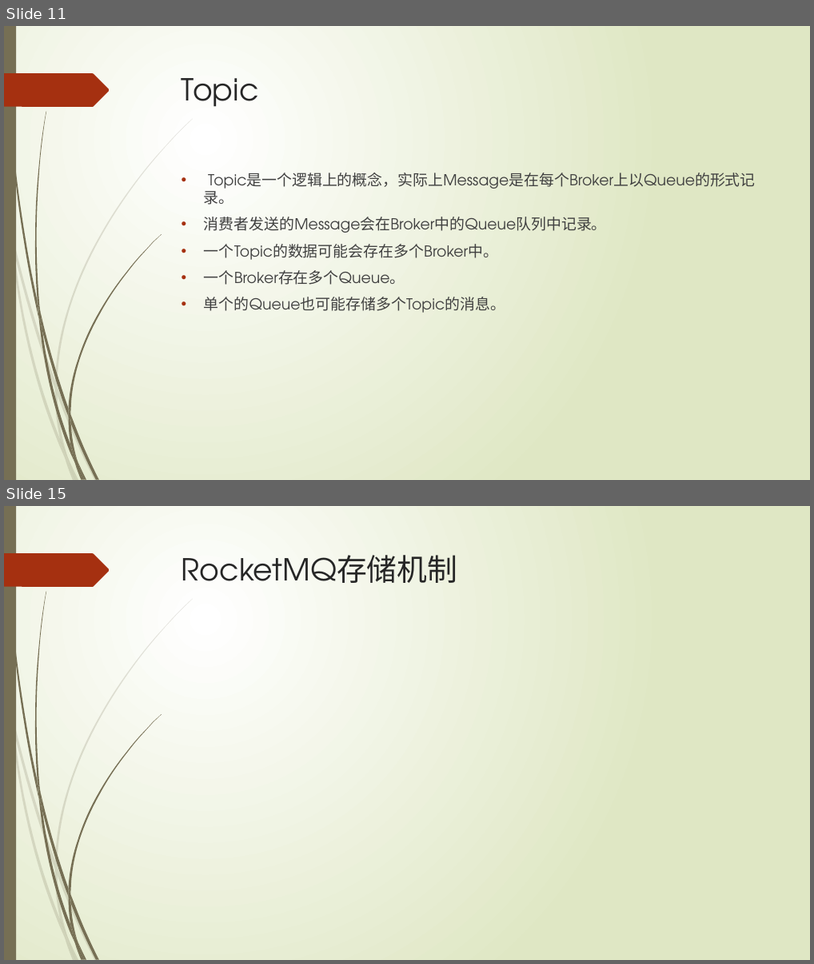
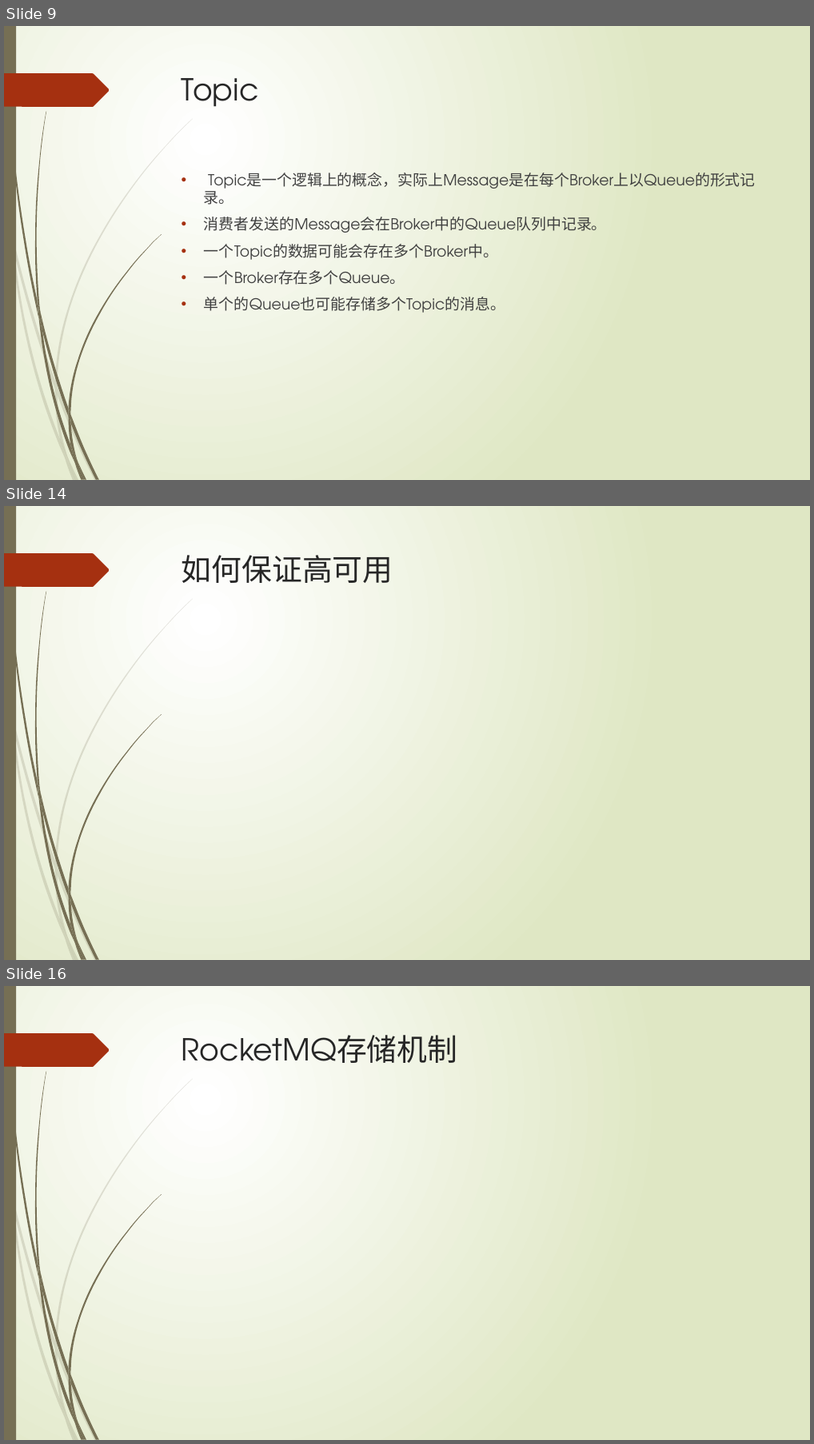
Before and after one commit to xljnc/rocketmqLearning, a slide deck: doc/RocketMQ简介.pptx. Shown one above the other, each under a label of ours: slides 11 and 15 before the commit, slides 9, 14 and 16 after it; the slides between them are not shown. The pictures are 814x964 and 814x1444 pixels, drawn with LibreOffice and Linux fonts; fonts in the diff are those of the drawing. Boxes give left, top, right and bottom in pixels: in the first picture for what was removed or moved away, otherwise in the second. Text is boxed around its words. In the diff, an @@ line names an element or a change of style, - is before the commit and + after.

```diff
--- a/doc/RocketMQ简介.pptx
+++ b/doc/RocketMQ简介.pptx
@@ slide 14 added at (x1=4, y1=506, x2=810, y2=960), background gradient #FFFFFF to #DFE8C4; not listed: 24 template elements that a slide beside it also shows @@
@@ title added at (x1=182, y1=555, x2=394, y2=583), 36 pt, text #262626 @@
+如何保证高可用
@@ what was slide 11 is now slide 9 @@
@@ what was slide 15 is now slide 16 @@
```
Also in this commit, not shown: 2 slides changed, 3 other slides added, 3 slides removed.
